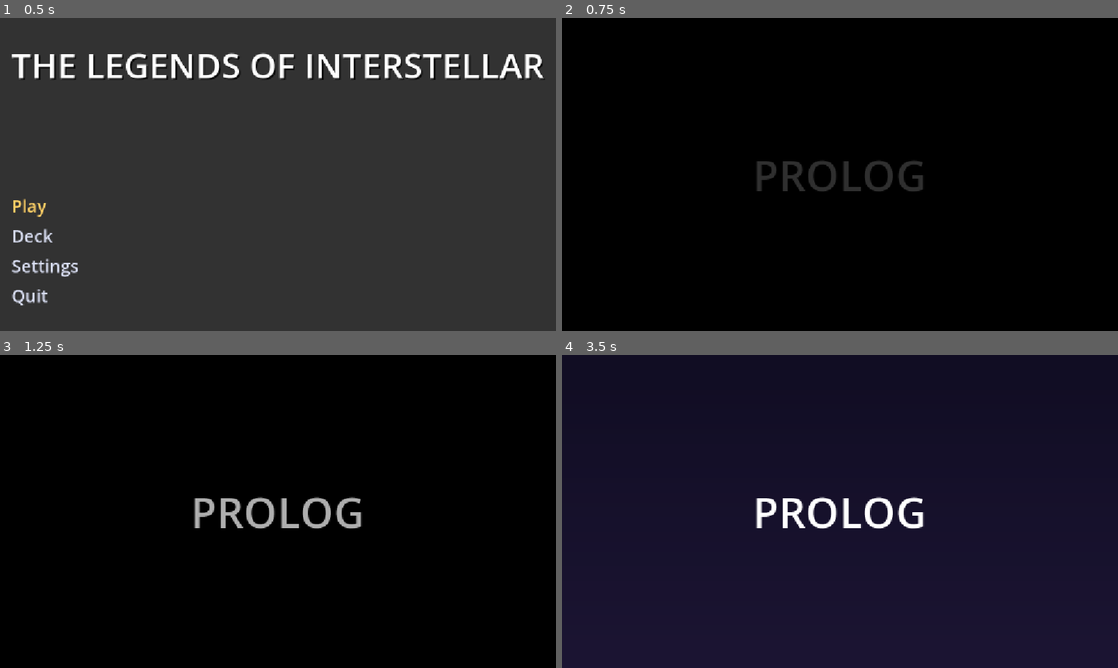
Above: before the commit, frames 1-4 (two rows, left to right).
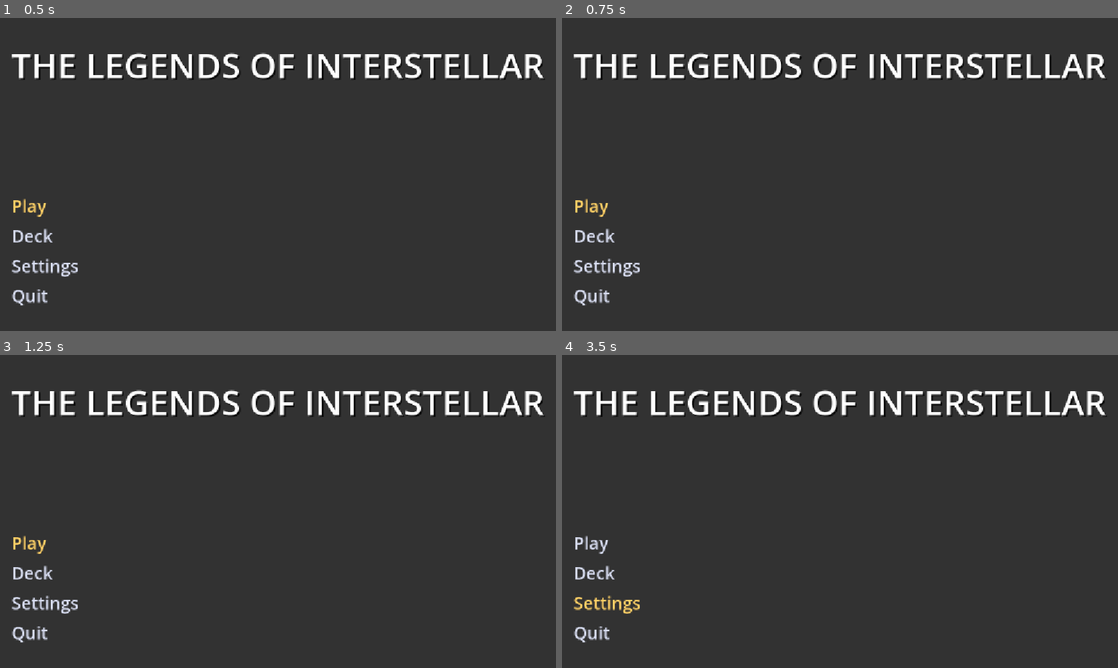
Above: after the commit, the same moments.

Repository: Hendrikojoe/The-Legends-Of-Interstellar
Game: Godot game, scene res://Scenes/menu/main_menu.tscn
The game is run twice, just before and just after one commit, with the same random seed, the same clock (stepped at 60 frames per second) and the same inputs. The project has no main scene, so this scene is started directly.
Inputs (mouse positions are in pixels of both pictures, inside the frame that each line leads up to):
- Up to frame 1 (0.5 s): no input
- Up to frame 2 (0.75 s): click "Play" at 0.5 s
- Up to frame 3 (1.25 s): no input
- Up to frame 4 (3.5 s): click (606, 542) at 1.25 s, where only the run after the commit has a clickable "Play"; click (606, 574) at 2 s, where only the run after the commit has a clickable "Deck"; click (606, 602) at 2.75 s, where only the run after the commit has a clickable "Settings"

Frame 1 is identical in both runs. In frame 2, 98% of the frame differs, in the area x 0-100%, y 0-100%; in frame 3, 99%; in frame 4, 99%.

Commit message:
prolog #2

Diff:
--- a/Scenes/menu/main_menu.tscn
+++ b/Scenes/menu/main_menu.tscn
@@ -30,7 +30,7 @@
 grow_vertical = 2
 theme = SubResource("Theme_menu")
 script = ExtResource("1_menu")
-play_scene = "res://Scenes/prolog.tscn"
+play_scene = "uid://cba0ljvfok3g1"
 
 [node name="Background" type="TextureRect" parent="." unique_id=261895627]
 layout_mode = 1
--- a/Scenes/player/Player.tscn
+++ /dev/null
@@ -1,38 +0,0 @@
-[gd_scene format=3 uid="uid://m6d2088oha1a"]
-
-[ext_resource type="Script" uid="uid://cery0rfgx1mlc" path="res://Scripts/player.gd" id="1_kne1u"]
-[ext_resource type="Texture2D" uid="uid://yge5u7dss8kn" path="res://Assets/PNG CHARACTER/ALTO/FORM 2/happy.png" id="2_jnk8a"]
-
-[sub_resource type="SpriteFrames" id="SpriteFrames_wmgko"]
-animations = [{
-"frames": [{
-"duration": 1.0,
-"texture": ExtResource("2_jnk8a")
-}],
-"loop": 1,
-"name": &"default",
-"speed": 5.0
-}]
-
-[sub_resource type="RectangleShape2D" id="RectangleShape2D_eio2p"]
-size = Vector2(656.08954, 1155.5557)
-
-[node name="Node2D" type="Node2D" unique_id=1786839406]
-
-[node name="player" type="CharacterBody2D" parent="." unique_id=1810400556]
-position = Vector2(573, 316.00003)
-scale = Vector2(0.3074074, 0.3)
-script = ExtResource("1_kne1u")
-
-[node name="AnimatedSprite2D" type="AnimatedSprite2D" parent="player" unique_id=1539837203]
-position = Vector2(4.9999847, -33.5)
-scale = Vector2(0.3074074, 0.3)
-sprite_frames = SubResource("SpriteFrames_wmgko")
-
-[node name="CollisionShape2D" type="CollisionShape2D" parent="player" unique_id=1193893791]
-position = Vector2(0, -33.333282)
-scale = Vector2(0.30740738, 0.29999992)
-shape = SubResource("RectangleShape2D_eio2p")
-
-[node name="Camera2D" type="Camera2D" parent="player" unique_id=1690375880]
-position = Vector2(3.253006, -19.999939)
--- a/Scenes/scene/prolog.tscn
+++ /dev/null
@@ -1,13 +0,0 @@
-[gd_scene format=3 uid="uid://cba0ljvfok3g1"]
-
-[ext_resource type="PackedScene" uid="uid://m6d2088oha1a" path="res://Scenes/player/Player.tscn" id="1_negum"]
-[ext_resource type="Texture2D" uid="uid://bv51ftuml2v7t" path="res://Assets/background/1.png" id="1_wc185"]
-
-[node name="level design" type="Node2D" unique_id=885475793]
-
-[node name="background" type="Sprite2D" parent="." unique_id=2097624911]
-position = Vector2(576.49994, 325.5)
-scale = Vector2(0.60052085, 0.6027778)
-texture = ExtResource("1_wc185")
-
-[node name="Player" parent="." unique_id=1786839406 instance=ExtResource("1_negum")]
--- a/Scripts/player.gd
+++ /dev/null
@@ -1,24 +0,0 @@
-
-extends CharacterBody2D
-
-@export var speed: float = 200.0
-
-@onready var sprite = $AnimatedSprite2D
-
-func _physics_process(delta):
-
-	# Mengambil input gerakan horizontal dan vertikal
-	var direction_x = Input.get_axis("move_left", "move_right")
-	var direction_y = Input.get_axis("move_up", "move_down")
-
-	# Mengatur gerakan melayang
-	velocity.x = direction_x * speed
-	velocity.y = direction_y * speed
-
-	# Mengatur arah sprite
-	if direction_x < 0:
-		sprite.flip_h = true
-	elif direction_x > 0:
-		sprite.flip_h = false
-
-	move_and_slide()
Not shown, removed: Scripts/player.gd.uid
